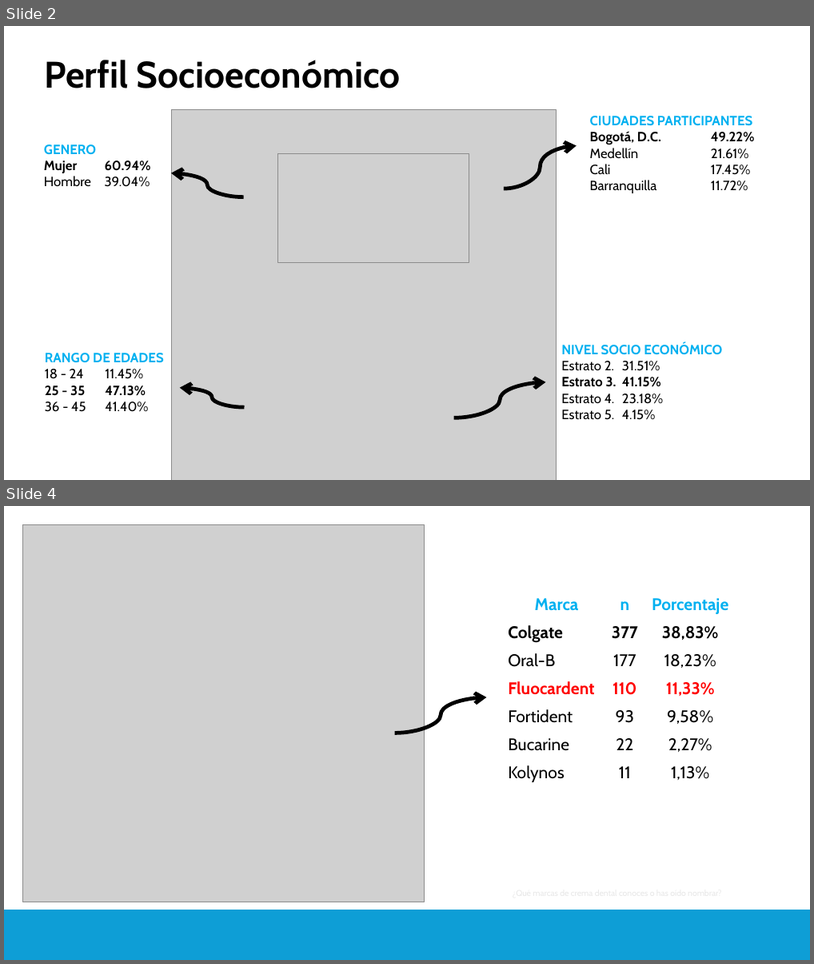
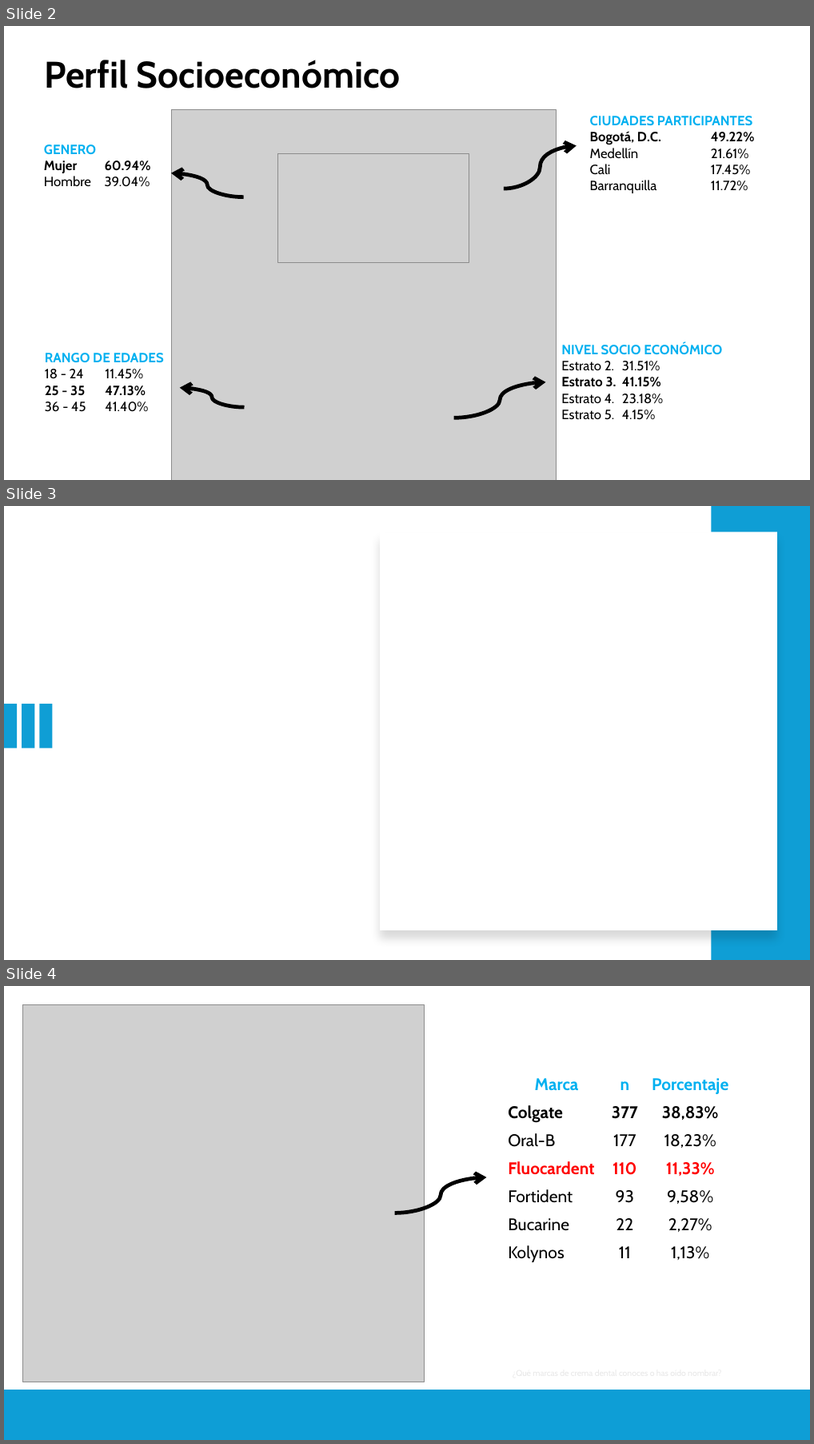
Before and after one commit to cesarsaa/MindLabs, a slide deck: FluoCardent/4.Documents/Informe_preliminar.pptx. Shown one above the other, each under a label of ours: slides 2 and 4 before the commit, slides 2, 3 and 4 after it; the slides between them are not shown. The pictures are 814x964 and 814x1444 pixels, drawn with LibreOffice and Linux fonts; fonts in the diff are those of the drawing; grey boxes stand for pictures. Boxes give left, top, right and bottom in pixels: in the first picture for what was removed or moved away, otherwise in the second. Text is boxed around its words. In the diff, an @@ line names an element or a change of style, - is before the commit and + after.

```diff
--- a/FluoCardent/4.Documents/Informe_preliminar.pptx
+++ b/FluoCardent/4.Documents/Informe_preliminar.pptx
@@ slide 3 added at (4, 506, 810, 960), background #FFFFFF @@
@@ rectangle added at (712, 506, 810, 960), fill #0F9ED5 @@
@@ rectangle added at (380, 532, 778, 930), fill #FFFFFF @@
@@ rectangle added at (4, 704, 17, 748), fill #0F9ED5 @@
@@ rectangle added at (22, 704, 34, 748), fill #0F9ED5 @@
@@ rectangle added at (40, 704, 52, 748), fill #0F9ED5 @@
```
Also in this commit, not shown: 1 slide removed, 56 other files.
